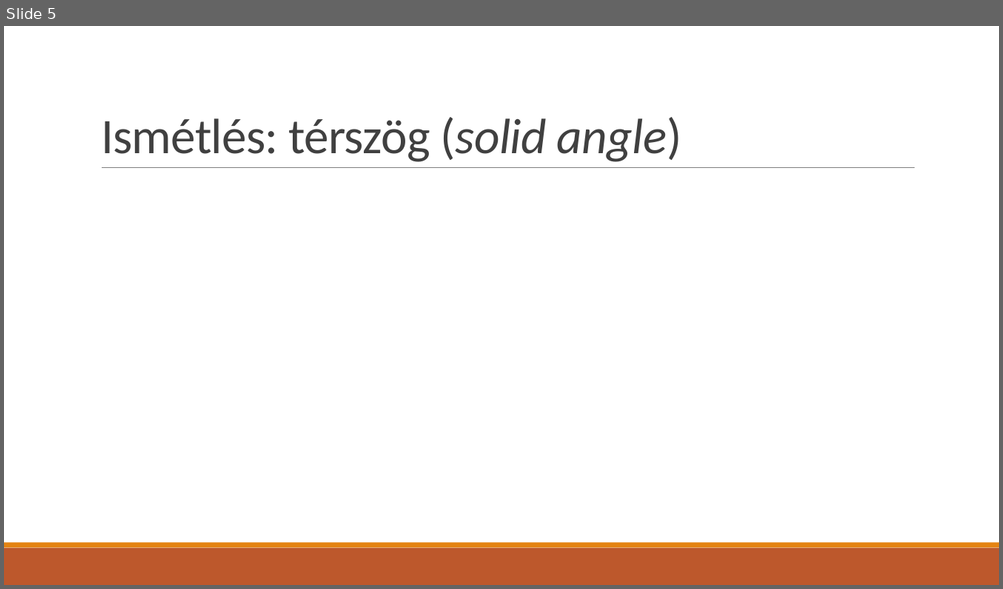
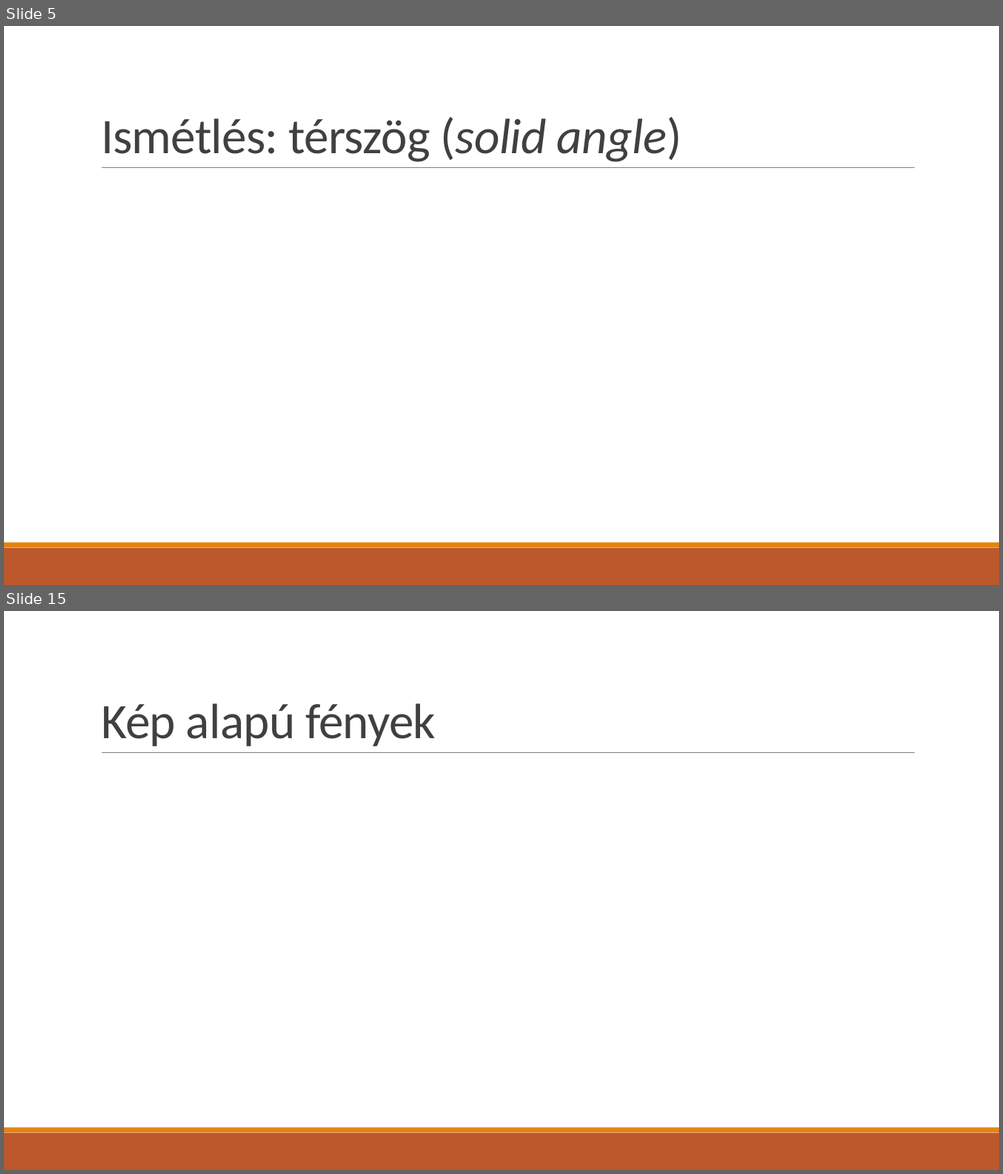
Before and after one commit to asylum2010/Asylum-s-ELTE-Exercises, a slide deck: PBR_EA_01.pptx. Shown one above the other, each under a label of ours: slide 5 before the commit, slides 5 and 15 after it; the slides between them are not shown. The pictures are 1003x589 and 1003x1174 pixels, drawn with LibreOffice and Linux fonts; fonts in the diff are those of the drawing; grey boxes stand for pictures. Boxes give left, top, right and bottom in pixels: in the first picture for what was removed or moved away, otherwise in the second. Text is boxed around its words. In the diff, an @@ line names an element or a change of style, - is before the commit and + after.

```diff
--- a/PBR_EA_01.pptx
+++ b/PBR_EA_01.pptx
@@ slide 15 added at (x1=4, y1=611, x2=999, y2=1170), background #FFFFFF; not listed: 3 template elements that a slide beside it also shows @@
@@ title added at (x1=101, y1=703, x2=435, y2=746), 48 pt, text #404040 @@
+Kép alapú fények
```
Also in this commit, not shown: 1 slide changed, 9 other slides added, 6 other files.
